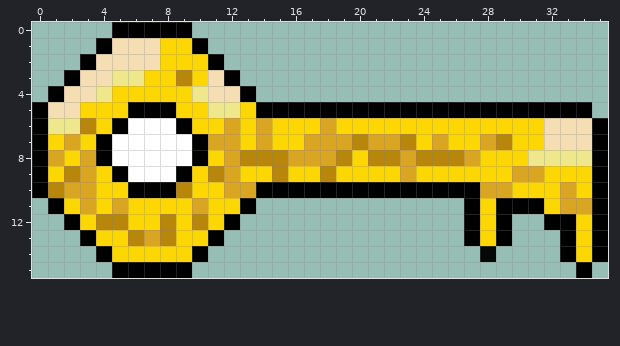
Edited in one commit: pixel-art sprite (src/assets/GoldenerSchlüssel.png). The picture above is the old version.
The file is 36x16 pixels. Pixels under 10% opacity are left out. Colours within 5 levels of each other are drawn and written as one.
Now the later version:
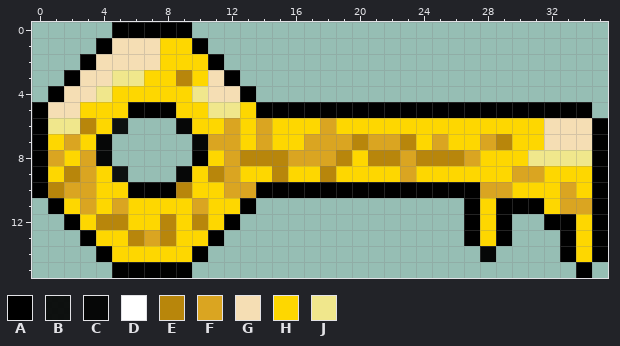
Palette (. is transparent): A #000000  B #010101e9  C #030303f9  D #ffffff  E #b8860b  F #daa521  G #f5deb4  H #fed700  J #f0e78c
What changed:
@@ x 2..12 @@
  5 GHHHAAAHHJJ
- 6 JEHADDDAHHF
- 7 FHADDDDDAFF
- 8 HFADDDDDAHF
- 9 EFHADDDAHEF
+ 6 JEHB...CHHF
+ 7 FHC.....CFF
+ 8 HFC.....AHF
+ 9 EFHB...CHEF
 10 FFHHAAAEHHF
Pixel boxes of the changes (left, top, right, bottom) in both pictures:
changed: (96, 118, 208, 182)
